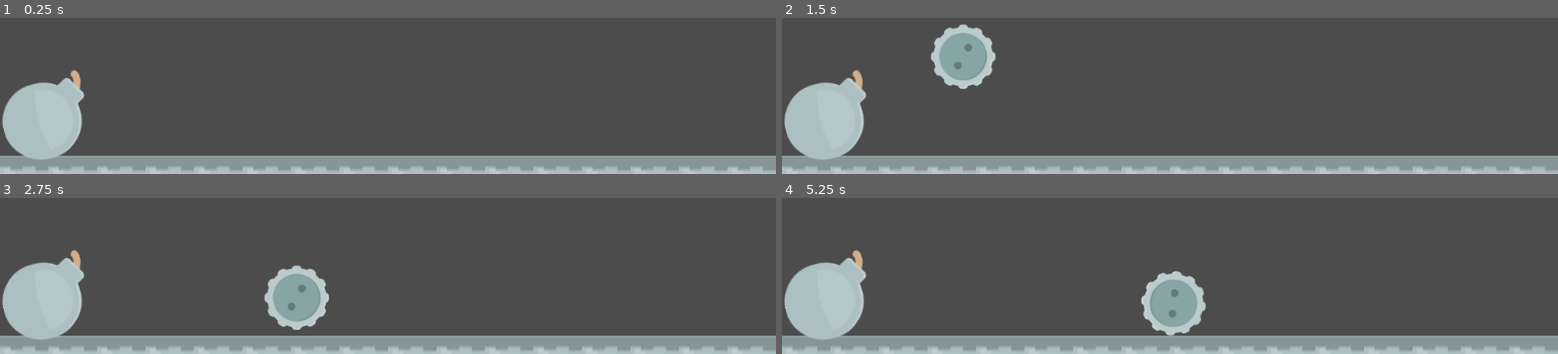
Above: before the commit, frames 1-4 (two rows, left to right).
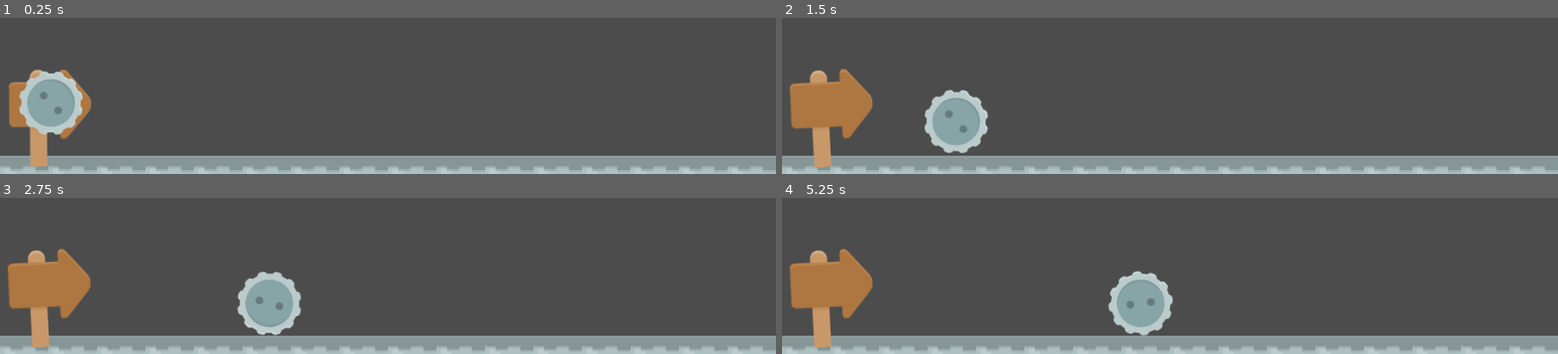
Above: after the commit, the same moments.

Repository: PandorasGit/P1-paroberts
Game: Godot game, scene res://World/World.tscn
Same seed, same stepped clock (60 frames per second), same inputs: the game is played once before the commit and once after it. The project has no main scene, so this scene is started directly.
Inputs:
- Up to frame 1 (0.25 s): no input
- Up to frame 2 (1.5 s): tap Enter at 0.5 s; tap Space (launch) at 0.6, 1.35 s
- Up to frame 3 (2.75 s): tap Space (launch) at 2.1 s
- Up to frame 4 (5.25 s): tap Space (launch) every 0.75 s from 2.85 to 5.1 s

The runs differ from the first frame. In frame 1, 4.4% of the frame differs, in the area x 0-12%, y 32-96%; in frame 2, 10%, in the area x 0-28%, y 3-96%; in frame 3, 8.5%; in frame 4, 8.9%.

Commit message:
Give Launcher Rotation

Diff:
--- a/Project/Launcher/Launcher.gd
+++ b/Project/Launcher/Launcher.gd
@@ -1,15 +1,36 @@
 extends Node2D
 
 var power := 200
-var angle := 45
+var angle := 0.0
+var rotationSpeed := 0.1
+var clockwise := false
+var _launched := false
 
-var _launched := false
-func _ready():
-	$LauncherSprite/Projectile.hide()
+func adjustAngle():
+
+	if clockwise:
+		if angle <= 0:
+			clockwise = false
+		else:
+			angle -= rotationSpeed
+	else:
+		if angle >= 90:
+			clockwise = true
+		else:
+			angle += rotationSpeed
+	return angle
+
+
+
 
 func _process(_delta):
-	if not _launched and  Input.is_action_just_pressed("launch"):
-		var impulse := Vector2(power,0).rotated(deg2rad(-angle))
-		$LauncherSprite/Projectile.show()
-		$LauncherSprite/Projectile.apply_impulse(Vector2.ZERO, impulse )
-		_launched = true
+
+	if not _launched:
+
+		if Input.is_action_just_pressed("launch"):
+			var impulse := Vector2(power,0).rotated(deg2rad(-angle))
+			$LauncherSprite/Projectile.gravity_scale = 1
+			$LauncherSprite/Projectile.apply_impulse(Vector2.ZERO, impulse )
+			_launched = true
+		adjustAngle()
+		$LauncherSprite.rotation = deg2rad(-angle)
--- a/Project/Launcher/Launcher.tscn
+++ b/Project/Launcher/Launcher.tscn
@@ -1,17 +1,17 @@
 [gd_scene load_steps=4 format=2]
 
-[ext_resource path="res://Launcher/LauncherSpriteTemp.png" type="Texture" id=1]
+[ext_resource path="res://Launcher/LauncherDirectionSprite.png" type="Texture" id=1]
 [ext_resource path="res://Projectile/Projectile.tscn" type="PackedScene" id=2]
 [ext_resource path="res://Launcher/Launcher.gd" type="Script" id=3]
 
 [node name="Launcher" type="Node2D"]
-rotation = 2.0944
+rotation = 0.0174533
 script = ExtResource( 3 )
 
 [node name="LauncherSprite" type="Sprite" parent="."]
-rotation = -0.785398
 texture = ExtResource( 1 )
 
 [node name="Projectile" parent="LauncherSprite" instance=ExtResource( 2 )]
-position = Vector2( -52.8621, -73.1751 )
+position = Vector2( 0, -20 )
 rotation = 0.785398
+gravity_scale = 0.0
Binary file added: Project/Launcher/LauncherDirectionSprite.png
Not shown, changed: Project/Launcher/LauncherDirectionSprite.png.import
Binary file removed: Project/Launcher/LauncherSpriteTemp.png
Not shown, changed: README.md
